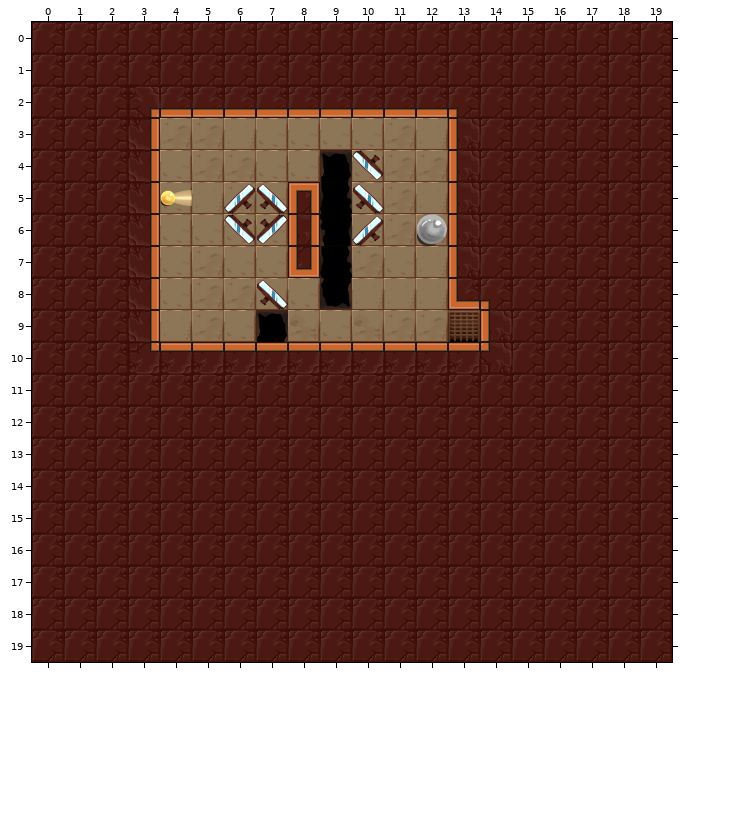
One commit to this Tiled map: assets/levels/friends_release/olivial2.tmx. Above is the file before it was changed.
Cells are 128x128 px. Shown: x 0..19, y 0..19.
Once edited:
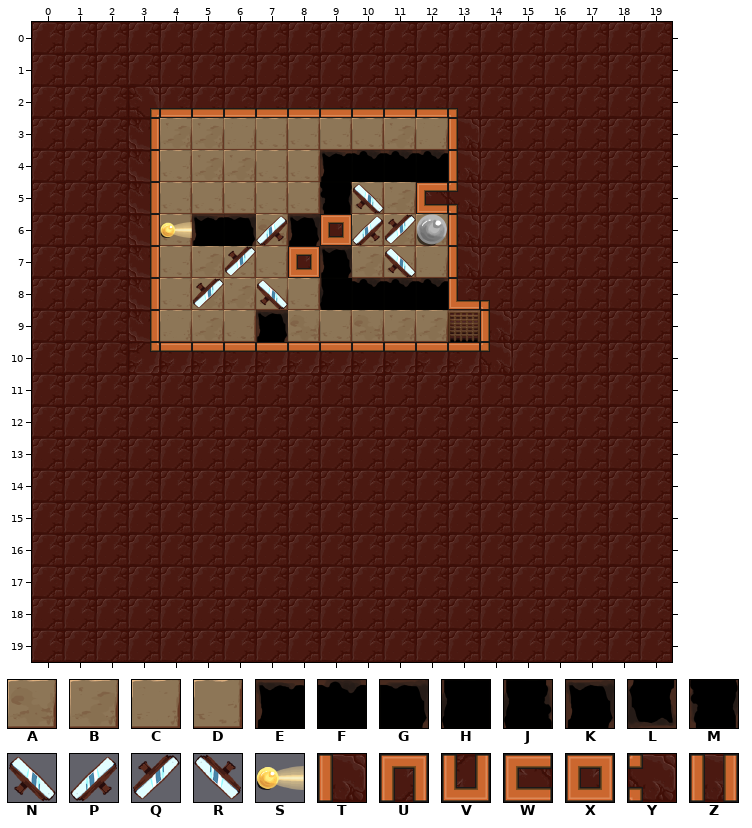
Key: from "floors": A 0, B 1, C 2, D 3; from "holes": E 0, F 1, G 2, H 5, J 6, K 7, L 10, M 12; from "light": N 8, P 8 flipped left-right, Q 8 flipped up-down, R 8 turned 180, S 19; from "walls": T 6, U 13, V 15, W 16, X 17, Y 18, Z 37.
_ is an empty cell.
Objects are placed by their top-left corner, in cells (3,4 is the top-left corner of cell 3,4); size is 1x1 cell unless given.
The exact change:
Layer "Floor":
y 4: x 10..12 DBB -> ___
y 5: x 6 B -> D; x 8 _ -> D; x 12 C -> _
y 6: x 5..7 DDD -> __A
y 8: x 10..12 CCC -> ___
Layer "Holes":
y 4: x 9..12 K___ -> EFFF
y 5: x 9 J -> M
y 6: x 5..6 __ -> EG; x 8..9 _M -> K_
y 7: x 9 J -> K
y 8: x 9..12 L___ -> HFFF
Layer "Walls":
y 5: x 8 U -> _; x 12..13 _T -> WY
y 6: x 8..9 Z_ -> _X
y 7: x 8 V -> X
Layer "Mirrors":
changed: N "mirror" at 7,5 -> P "mirror" at 7,6
changed: R "mirror" at 6,6 -> Q "mirror" at 6,7
changed: Q "mirror" at 7,6 -> Q "mirror" at 5,8
added: Q "mirror" at 11,6
added: N "mirror" at 11,7
removed: R "mirror" at 10,4
removed: P "mirror" at 6,5
Layer "Light":
changed: S "lightOrb" at 4,5 -> S "lightOrb" at 4,6
Where, in picture pixels (left, top, right, bottom), the same in both pictures:
changed: (160, 150, 458, 310)
